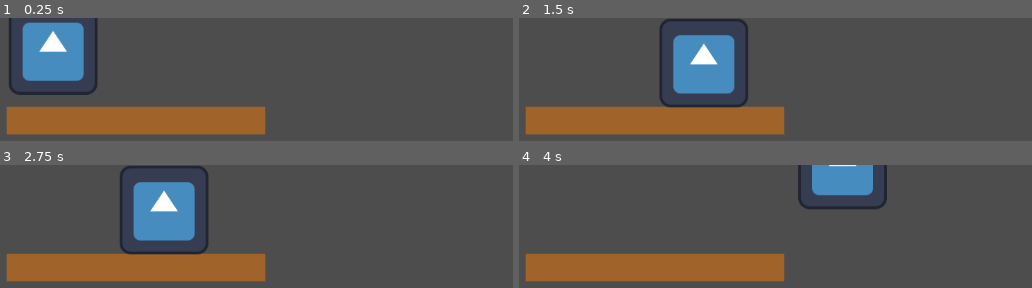
Above: before the commit, frames 1-4 (two rows, left to right).
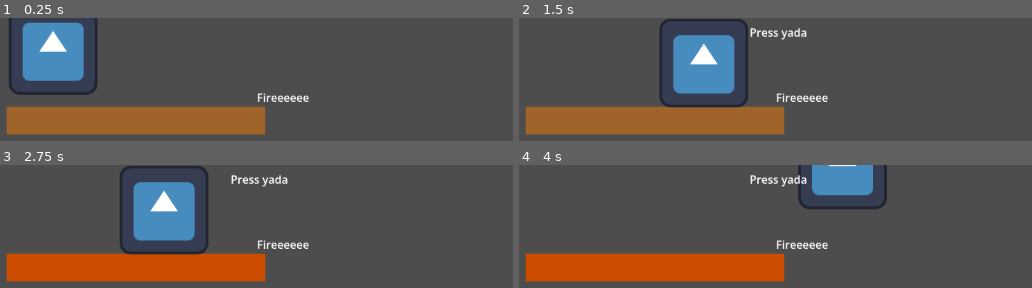
Above: after the commit, the same moments.

Repository: Cocotrilito/Stargazer
Game: Godot game, scene res://Scenes/prehistoria.tscn
The game is run twice, just before and just after one commit, with the same random seed, the same clock (stepped at 60 frames per second) and the same inputs. The engine's default icon, where the game draws it, is replaced by a stand-in: a white triangle on a blue panel in a dark square.
Inputs:
- Up to frame 1 (0.25 s): no input
- Up to frame 2 (1.5 s): tap Enter (ui_accept) at 0.5, 0.6, 0.77, 1.07 s; hold Right (ui_right) from 0.53 s (still down); tap Alt at 1.35 s
- Up to frame 3 (2.75 s): tap Enter (ui_accept) at 1.52, 1.55, 1.82, 2.3 s; release Right (ui_right) at 2.03 s; hold Left (ui_left) from 2.03 s (still down); tap Shift at 2.1 s
- Up to frame 4 (4 s): release Left (ui_left) at 2.78 s; hold Right (ui_right) from 2.78 s (still down); tap Enter (ui_accept) at 2.85, 3.02, 3.32, 3.77, 3.8 s; tap Alt at 3.6 s

The runs differ from the first frame. In frame 1, 0.4% of the frame differs, in the area x 50-61%, y 60-69%; in frame 2, 0.9%; in frame 3, 12%, in the area x 1-61%, y 8-95%; in frame 4, 12%.

Commit message:
fire type of mechanic light changing floor, aswell as learning signals

Diff:
--- /dev/null
+++ b/stargazer/Scenes/fire.gd
@@ -0,0 +1,21 @@
+extends Area2D
+signal fireON
+
+var near_player = false
+
+func _ready():
+	$Label2.visible = false
+
+
+func _on_body_entered(body):
+	if body.name == "Player":
+		near_player = true
+		$Label2.visible = true
+
+func _on_body_exited(body):
+	if body.name == "Player":
+		near_player = false
+		$Label2.visible = false
+func _process(delta):
+	if near_player and Input.is_action_just_pressed("ui_accept"):
+		emit_signal("fireON")
--- a/stargazer/Scenes/player.tscn
+++ b/stargazer/Scenes/player.tscn
@@ -6,7 +6,7 @@
 [sub_resource type="RectangleShape2D" id="RectangleShape2D_0e48y"]
 size = Vector2(128, 129)
 
-[node name="player" type="Node2D" unique_id=448040387]
+[node name="Player" type="Node2D" unique_id=448040387]
 
 [node name="Player" type="CharacterBody2D" parent="." unique_id=2082358213]
 script = ExtResource("1_cvnsp")
--- /dev/null
+++ b/stargazer/Scenes/prehistoria.gd
@@ -0,0 +1,7 @@
+extends Node2D
+
+func _ready():
+	$Fire.fireON.connect(_on_FireON)
+
+func _on_FireON():
+	$Ground/ColorRect.color = Color(0.8, 0.3, 0.0)
--- a/stargazer/Scenes/prehistoria.tscn
+++ b/stargazer/Scenes/prehistoria.tscn
@@ -1,11 +1,17 @@
 [gd_scene format=3 uid="uid://e3et7mj3w71c"]
 
+[ext_resource type="Script" uid="uid://8km5a5aevkf0" path="res://Scenes/prehistoria.gd" id="1_vdkgi"]
 [ext_resource type="PackedScene" uid="uid://b0w4joxr8ocih" path="res://Scenes/player.tscn" id="1_veicj"]
+[ext_resource type="Script" uid="uid://cfnf2klud1d4w" path="res://Scenes/fire.gd" id="2_ohnt3"]
 
 [sub_resource type="WorldBoundaryShape2D" id="WorldBoundaryShape2D_kqgln"]
 distance = -63.0
 
+[sub_resource type="CircleShape2D" id="CircleShape2D_vdkgi"]
+radius = 132.13629
+
 [node name="Prehistoria" type="Node2D" unique_id=46381524]
+script = ExtResource("1_vdkgi")
 
 [node name="Ground" type="StaticBody2D" parent="." unique_id=110716541]
 position = Vector2(-46, 96)
@@ -22,5 +28,27 @@
 offset_bottom = 72.0
 color = Color(0.6280156, 0.38854486, 0.16276956, 1)
 
-[node name="player" parent="." unique_id=448040387 instance=ExtResource("1_veicj")]
+[node name="Player" parent="." unique_id=448040387 instance=ExtResource("1_veicj")]
 position = Vector2(78, 14)
+
+[node name="Fire" type="Area2D" parent="." unique_id=1994444179]
+position = Vector2(372, 103)
+script = ExtResource("2_ohnt3")
+
+[node name="CollisionShape2D" type="CollisionShape2D" parent="Fire" unique_id=1852120020]
+shape = SubResource("CircleShape2D_vdkgi")
+
+[node name="Label" type="Label" parent="Fire" unique_id=1947810619]
+offset_right = 40.0
+offset_bottom = 23.0
+text = "Fireeeeee"
+
+[node name="Label2" type="Label" parent="Fire" unique_id=1155410945]
+offset_left = -38.0
+offset_top = -94.0
+offset_right = 45.0
+offset_bottom = -71.0
+text = "Press yada"
+
+[connection signal="body_entered" from="Fire" to="Fire" method="_on_body_entered"]
+[connection signal="body_exited" from="Fire" to="Fire" method="_on_body_exited"]
Not shown, added: stargazer/Scenes/fire.gd.uid
Not shown, added: stargazer/Scenes/prehistoria.gd.uid
